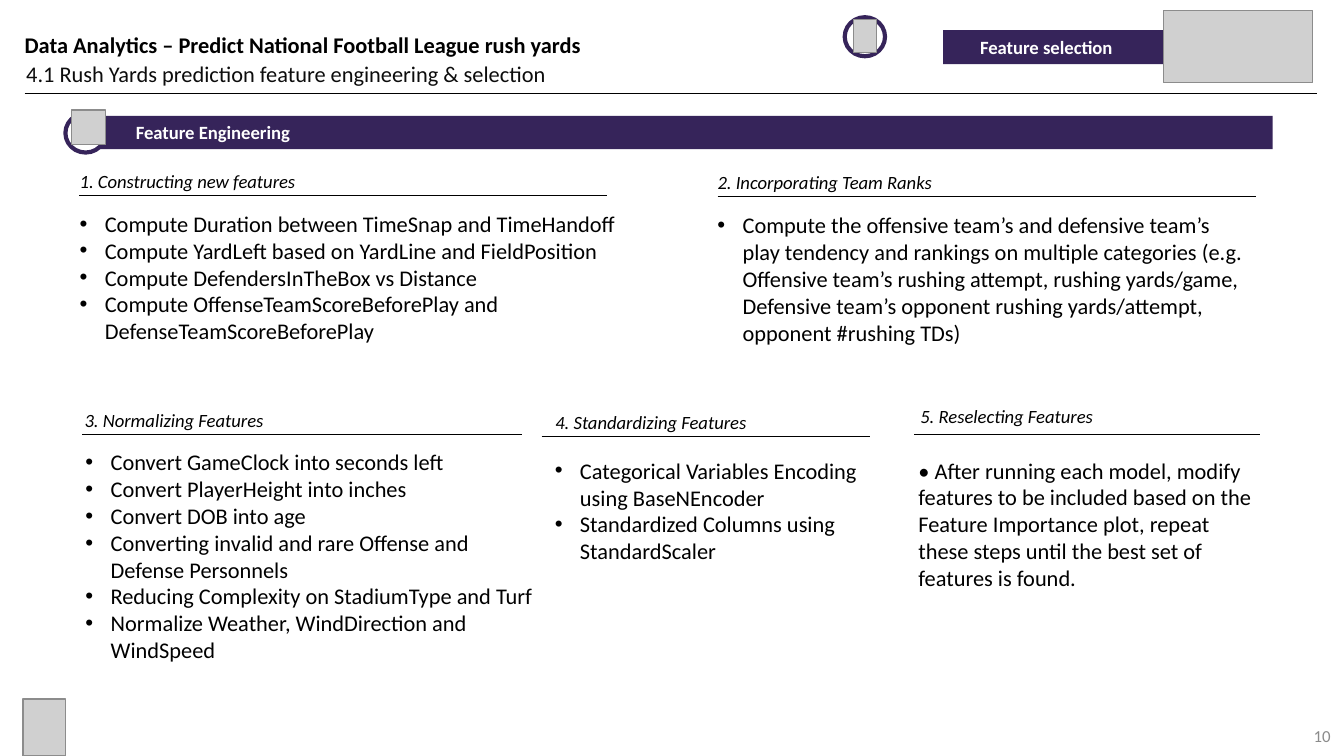
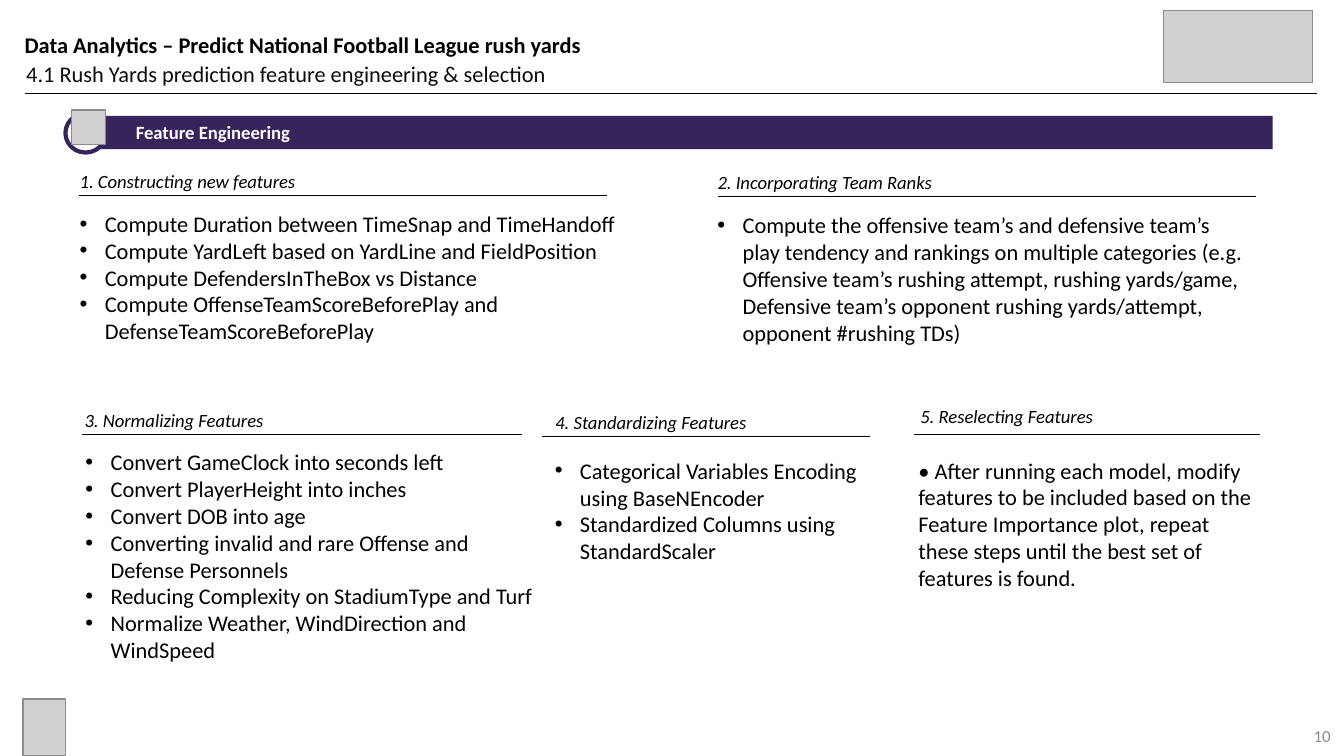
Before and after one commit to tracyzg1818/NFL-Predicting-Play-Types-and-Play-Yards, a slide deck: slide 10 of Project Presentation_Group NaN.pptx. Drawn at 1344x756 pixels with LibreOffice and Linux fonts; fonts in the diff are those of the drawing; grey boxes stand for pictures. Boxes give left, top, right and bottom in pixels: in the first picture for what was removed or moved away, otherwise in the second. Text is boxed around its words. In the diff, an @@ line names an element or a change of style, - is before the commit and + after.

```diff
--- a/Project Presentation_Group NaN.pptx
+++ b/Project Presentation_Group NaN.pptx
@@ ellipse removed at <box>845,17,886,56</box> @@
@@ picture removed at <box>853,20,876,54</box> @@
@@ rectangle removed at <box>943,30,1183,63</box> @@
-  Feature selection
```
